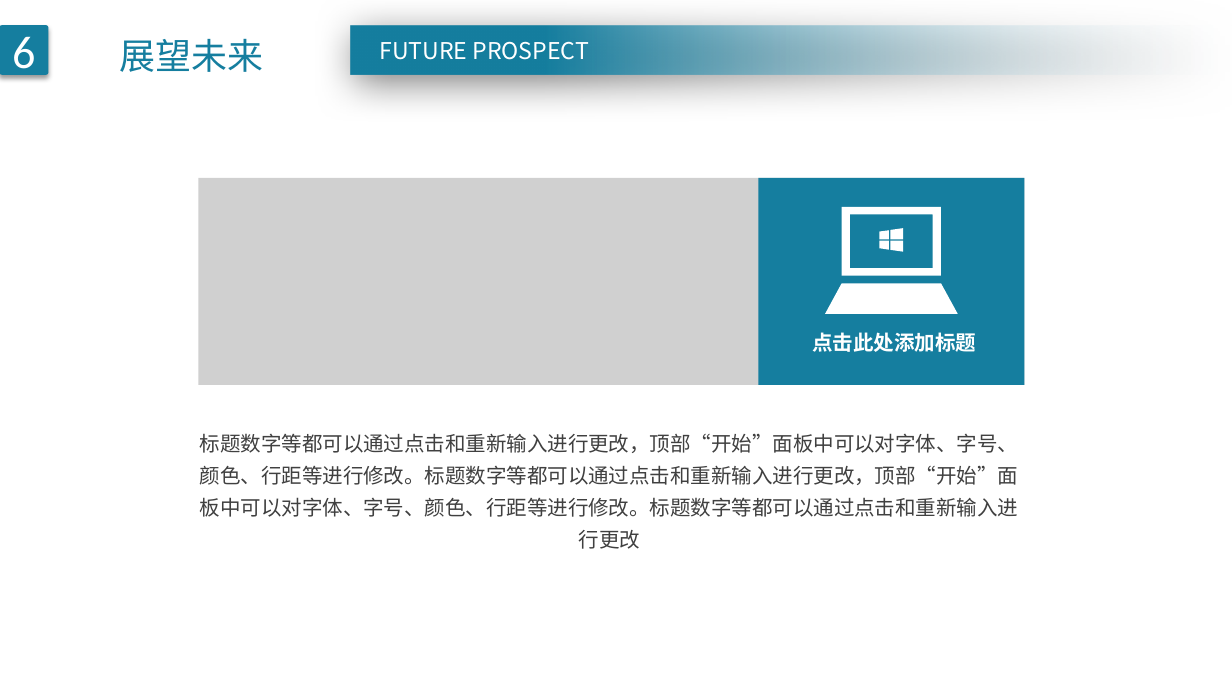
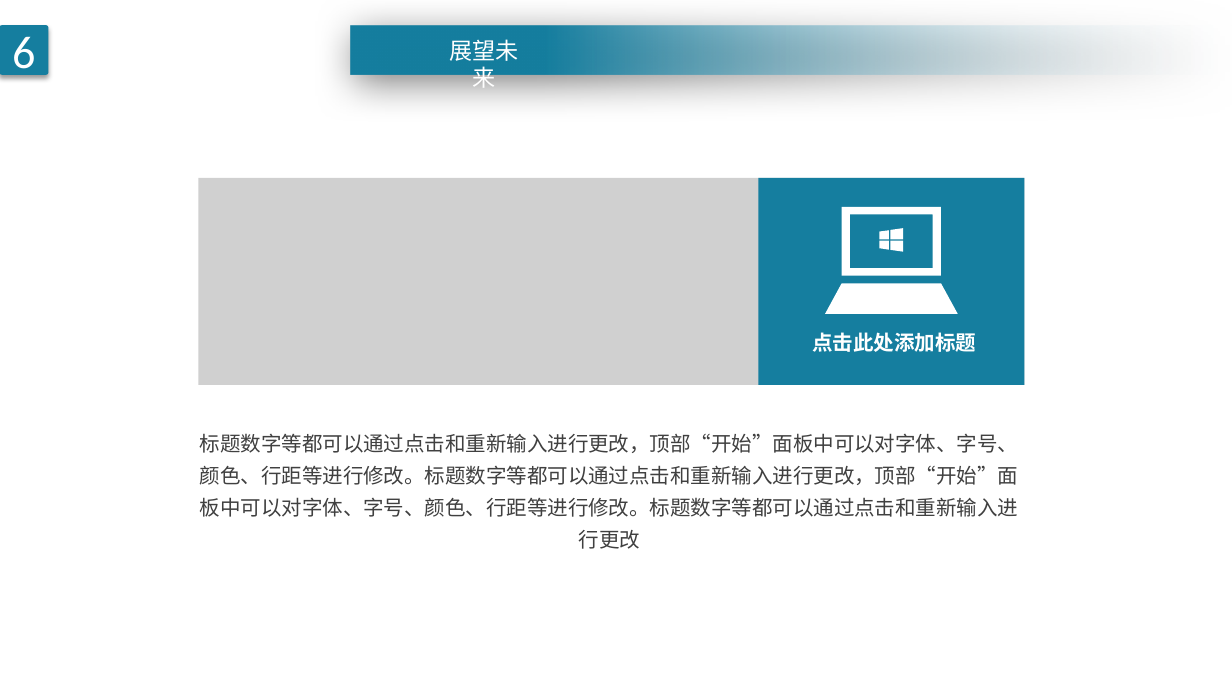
Before and after one commit to mikzhang/bmsx, a slide deck: slide 20 of files/拟用/大方实用毕业论文答辩PPT模板_.pptx (slide 26 before the commit). Drawn at 1232x693 pixels with LibreOffice and Linux fonts; fonts in the diff are those of the drawing; grey boxes stand for pictures. Boxes give left, top, right and bottom in pixels: in the first picture for what was removed or moved away, otherwise in the second. Text is boxed around its words. In the diff, an @@ line names an element or a change of style, - is before the commit and + after.

```diff
--- a/files/拟用/大方实用毕业论文答辩PPT模板_.pptx
+++ b/files/拟用/大方实用毕业论文答辩PPT模板_.pptx
@@ text removed at bbox=[379, 41, 589, 60] @@
-FUTURE PROSPECT
@@ text "展望未来": place and size @@
-text "展望未来" at bbox=[120, 38, 264, 72]
+text "展望未来" at bbox=[450, 39, 519, 88]
@@ text "展望未来" at bbox=[450, 39, 519, 88]: size 28 to 18 pt, text colour #157E9F to #FFFFFF; alignment left to centre; line spacing 1.5 to 1 @@
```
Also in this commit, not shown: 5 other slides changed, 1 slide added, 7 slides removed.
